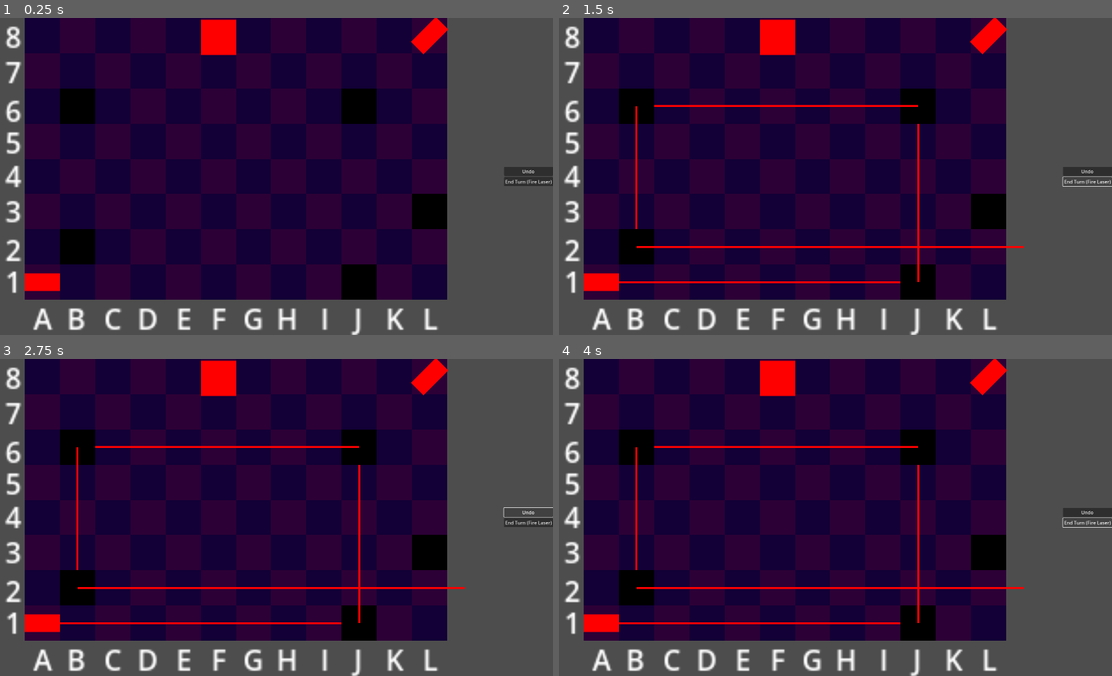
Above: before the commit, frames 1-4 (two rows, left to right).
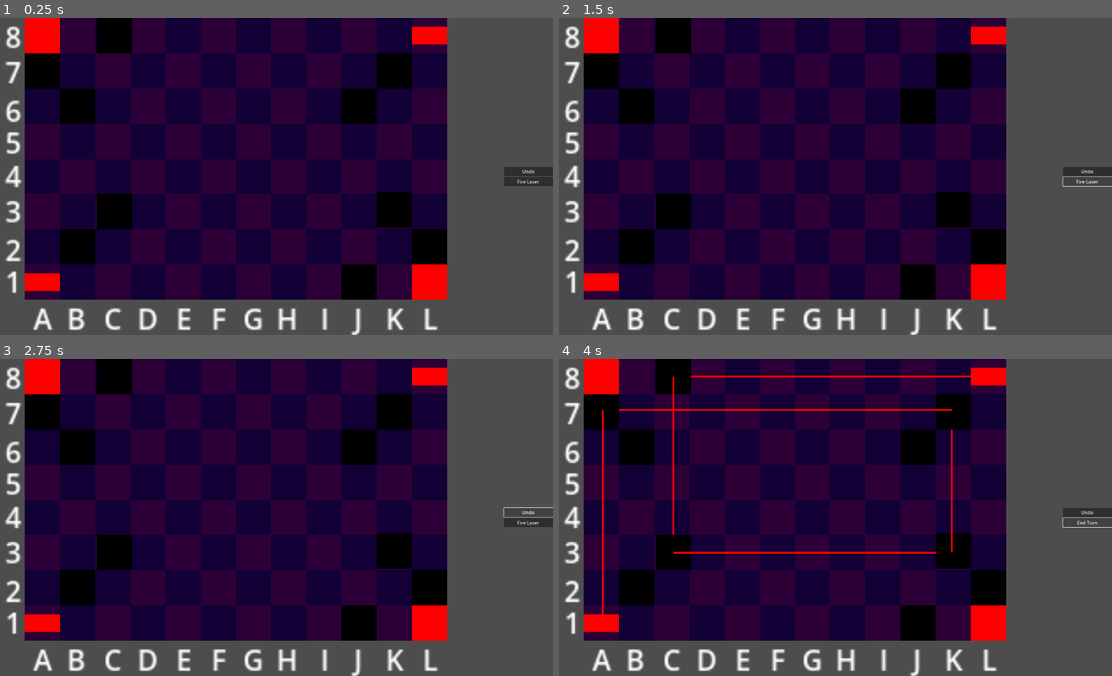
Above: after the commit, the same moments.

Repository: mzbrubak/Reflectix
Game: Godot game, scene res://Scenes/main.tscn
Two runs of this game, one before a commit and one after it. Both use one fixed random seed, a clock stepped at 60 frames per second and the inputs below.
Inputs:
- Up to frame 1 (0.25 s): no input
- Up to frame 2 (1.5 s): click "End Turn (Fire Laser)" (after the commit: "Fire Laser") at 0.5 s; click "End Turn (Fire Laser)" (after the commit: "End Turn") at 1.25 s
- Up to frame 3 (2.75 s): click "Undo" at 2 s
- Up to frame 4 (4 s): click "Undo" at 2.75 s; click "End Turn (Fire Laser)" (after the commit: "Fire Laser") at 3.5 s

The runs differ from the first frame. In frame 1, 7.4% of the frame differs, in the area x 4-100%, y 0-89%; in frame 2, 8.8%; in frame 3, 8.8%; in frame 4, 10%.

Commit message:
Players alternate turns
The behavior of the "End Turn" button has changed.  The first time it is pressed, P1's laser is fired and shown on screen.  When it is pressed again, P1's laser turns off, starting P2's turn.  The next time it is pressed, P2's laser is fired and shown on screen.  Pressing it a fourth time turns off P2's laser.  This behavior then loops.  The main scene tracks the current player

Diff:
--- a/Scenes/laser.gd
+++ b/Scenes/laser.gd
@@ -13,6 +13,7 @@
 
 func fire():
 	enabled=true
+	add_to_group("BeamSegments")
 	var scene_tree=get_tree()
 	await scene_tree.physics_frame
 	await scene_tree.physics_frame
@@ -22,7 +23,7 @@
 		$BeamSegment.points[1]=self.get_collision_point()-self.global_position
 		$BeamSegment.points[1]=$BeamSegment.points[1].rotated(-parent_rotation)
 		var hit_ref=self.get_collider()
-		print(hit_ref)
+		#print(hit_ref)
 		if hit_ref.get_collision_layer_value(2)==true:#if target opaque
 			hit_ref.get_parent().destroy()
 		elif hit_ref.get_collision_layer_value(1)==true:#if target reflective
@@ -42,6 +43,10 @@
 
 func updateandfire(collision_point,direction):#only 2D version for now
 	target_position=direction.rotated(-parent_rotation)#to go from global to local
-	print(target_position)
+	#print(target_position)
 	global_position=collision_point
 	fire()
+
+func turnoff():#called after pressing "End Turn" after firing laser
+	$BeamSegment.points[1]=Vector2(0,0)
+	enabled=false
--- a/Scenes/laser.tscn
+++ b/Scenes/laser.tscn
@@ -7,7 +7,7 @@
 collision_mask = 11
 script = ExtResource("1_66cox")
 
-[node name="BeamSegment" type="Line2D" parent="." groups=["BeamSegments"]]
+[node name="BeamSegment" type="Line2D" parent="."]
 points = PackedVector2Array(0, 0, 0, 0)
 width = 1.0
 default_color = Color(1, 0, 0, 1)
--- a/Scenes/laseremitter.gd
+++ b/Scenes/laseremitter.gd
@@ -3,6 +3,7 @@
 var state_sprite_dictionary={}#since the state of the sprite and the orientation of the mirror
 var hit_ref
 @onready var laser=$Body/Laser
+signal laser_fired
 # Called when the node enters the scene tree for the first time.
 func _ready():
 	pass
@@ -13,6 +14,7 @@
 
 func fire_laser():
 	laser.fire()
+	laser_fired.emit()
 
 func destroy():
 	print("Lol nope")#this piece can't be destroyed
--- a/Scenes/main.gd
+++ b/Scenes/main.gd
@@ -2,12 +2,38 @@
 @onready var P1Laser=$Player1Pieces/LaserEmitter
 @onready var P2Laser=$Player2Pieces/LaserEmitter
 @onready var endturn=$UI.end_turn
+@onready var endturn_button=$"UI/VBoxContainer/End Turn"
+var active_player=0#0=player 1, 1=player 2
 # Called when the node enters the scene tree for the first time.
 func _ready():
 	$UI.visible=true#so I can hide it in editor
 	endturn.connect(P1Laser.fire_laser)
+	P1Laser.laser_fired.connect(post_laser_fired)
 
 
 # Called every frame. 'delta' is the elapsed time since the previous frame.
 func _process(_delta):
 	pass
+
+func post_laser_fired():
+	if active_player==0:
+		endturn.disconnect(P1Laser.fire_laser)
+		P1Laser.laser_fired.disconnect(post_laser_fired)
+	elif active_player==1:
+		endturn.disconnect(P2Laser.fire_laser)
+		P2Laser.laser_fired.disconnect(post_laser_fired)
+	endturn.connect(switch_turns)
+	endturn_button.text="End Turn"
+
+func switch_turns():
+	endturn.disconnect(switch_turns)
+	get_tree().call_group("BeamSegments","turnoff")
+	endturn_button.text="Fire Laser"
+	if active_player==0:
+		endturn.connect(P2Laser.fire_laser)
+		P2Laser.laser_fired.connect(post_laser_fired)
+		active_player=1
+	elif active_player==1:
+		endturn.connect(P1Laser.fire_laser)
+		P1Laser.laser_fired.connect(post_laser_fired)
+		active_player=0
--- a/Scenes/main.tscn
+++ b/Scenes/main.tscn
@@ -22,7 +22,7 @@
 position = Vector2(-130, 60)
 
 [node name="King" parent="Player1Pieces" instance=ExtResource("4_kfvhc")]
-position = Vector2(-30, -79)
+position = Vector2(-130, -80)
 
 [node name="Mirror" parent="Player1Pieces" instance=ExtResource("2_6nsyl")]
 position = Vector2(50, 60)
@@ -40,14 +40,36 @@
 rotation = 3.14159
 
 [node name="Mirror5" parent="Player1Pieces" instance=ExtResource("2_6nsyl")]
-position = Vector2(90, 20)
+position = Vector2(90, 40)
 rotation = 1.5708
 
 [node name="Player2Pieces" type="Node2D" parent="."]
 
 [node name="LaserEmitter" parent="Player2Pieces" instance=ExtResource("1_g7mjg")]
 position = Vector2(90, -80)
-rotation = 2.35619
+rotation = 3.14159
+
+[node name="King" parent="Player2Pieces" instance=ExtResource("4_kfvhc")]
+position = Vector2(90, 60)
+
+[node name="Mirror" parent="Player2Pieces" instance=ExtResource("2_6nsyl")]
+position = Vector2(-89, -80)
+rotation = 4.71239
+
+[node name="Mirror2" parent="Player2Pieces" instance=ExtResource("2_6nsyl")]
+position = Vector2(-89, 20)
+rotation = 3.14159
+
+[node name="Mirror3" parent="Player2Pieces" instance=ExtResource("2_6nsyl")]
+position = Vector2(70, 19)
+rotation = 1.5708
+
+[node name="Mirror4" parent="Player2Pieces" instance=ExtResource("2_6nsyl")]
+position = Vector2(70, -60)
+
+[node name="Mirror5" parent="Player2Pieces" instance=ExtResource("2_6nsyl")]
+position = Vector2(-130, -60)
+rotation = 4.71239
 
 [node name="UI" parent="." instance=ExtResource("5_ctrvt")]
 visible = false
--- a/Scenes/ui.tscn
+++ b/Scenes/ui.tscn
@@ -23,7 +23,7 @@
 
 [node name="End Turn" type="Button" parent="VBoxContainer"]
 layout_mode = 2
-text = "End Turn (Fire Laser)"
+text = "Fire Laser"
 
 [connection signal="pressed" from="VBoxContainer/Undo" to="." method="_on_undo_pressed"]
 [connection signal="pressed" from="VBoxContainer/End Turn" to="." method="_on_end_turn_pressed"]
